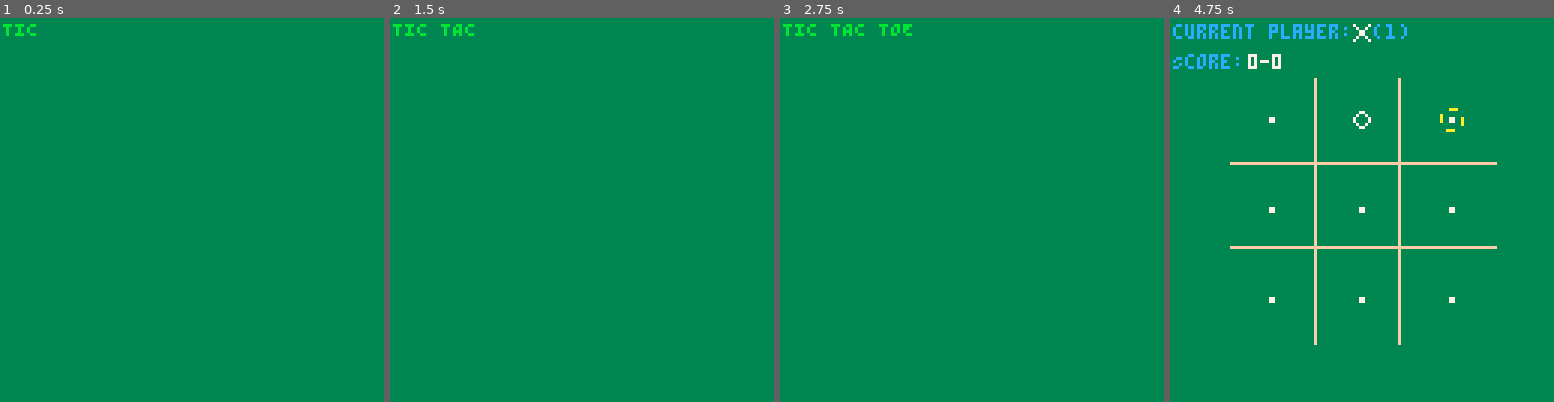
Above: before the commit, frames 1-4 (left to right).
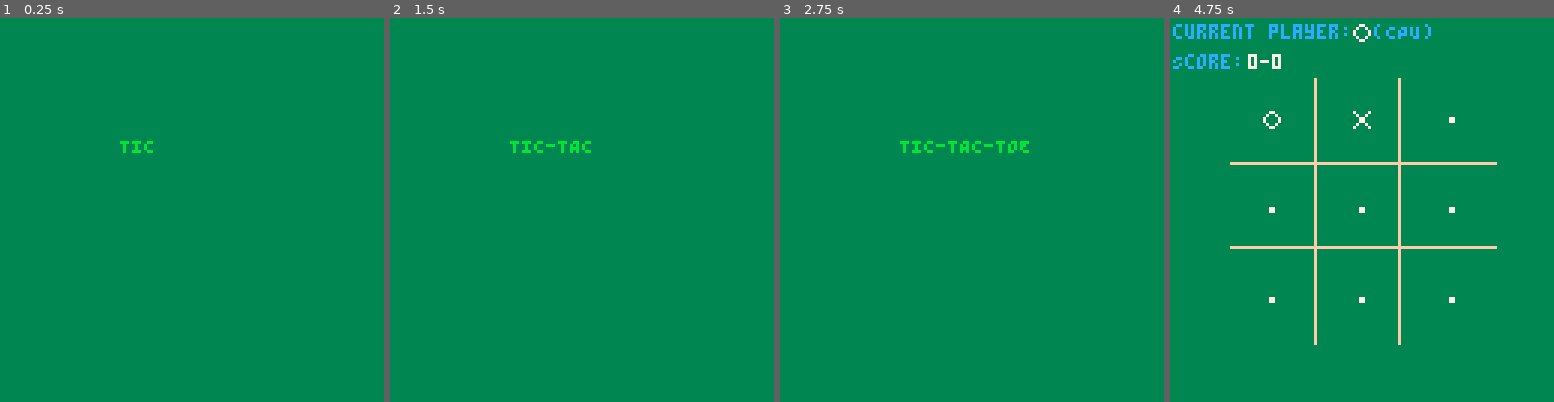
Above: after the commit, the same moments.

Repository: EmreMotan/TicTacToe
Game: PICO-8 cartridge tictactoe.p8
Same seed, same stepped clock (60 frames per second), same inputs: the game is played once before the commit and once after it.
Inputs:
- Up to frame 1 (0.25 s): no input
- Up to frame 2 (1.5 s): tap X (X key) at 0.33, 1.07 s; tap O (Z key) at 0.7 s
- Up to frame 3 (2.75 s): hold Right 1.6-2.1 s; tap O (Z key) at 1.7, 2.1, 2.5 s; tap X (X key) at 1.85 s; hold Up 2.15-2.42 s; hold Right from 2.47 s (still down)
- Up to frame 4 (4.75 s): tap O (Z key) every 0.4 s from 2.9 to 4.5 s; tap X (X key) at 2.97, 4.08 s; release Right at 3.03 s; hold Left 3.08-3.58 s; hold Down 3.63-3.97 s; hold Right 4.02-4.68 s; hold Up from 4.73 s (still down)

The runs differ from the first frame. In frame 1, 0.2% of the frame differs, in the area x 0-40%, y 1-36%; in frame 2, 0.5%; in frame 3, 0.8%, in the area x 0-65%, y 1-36%; in frame 4, 0.5%.

Commit message:
Added music and sound effects

Diff:
--- a/tictactoe.p8
+++ b/tictactoe.p8
@@ -122,6 +122,7 @@
 end
 
 function update_init_game()
+  music(0)
   global_state = state_title_screen
 
   debugmsg = 'update_init_game()'
@@ -150,6 +151,9 @@
   --global_state = state_title_screen
 
   debugmsg = 'update_init_match()'
+
+  win_result = 0
+  tie_result = 0
 end
 
 function update_next_player()
@@ -217,12 +221,17 @@
           global_state = state_tie_screen
         else global_state = state_next_player
         end
+
+        sfx(2)
+      else
+        sfx(1)
       end
     end
   end
 
   -- -- Process input for CPU player
   if (number_players == 1 and currentplayer == 2) then
+    position_selected = false
     -- Random AI
     -- Wait a couple seconds?
     -- Visualize moving the cursor? At some set fraction of a second intervals?
@@ -347,7 +356,7 @@
         end
 
         -- If no win or lose positions exist, choose randomly.
-        x=flr(rnd(9)) + 1
+        x=flr(rnd(9))
         while (position_selected == false) do
           if grid[x] == 0 then
             position_selected = true
@@ -367,10 +376,15 @@
             else global_state = state_next_player
             end
           end
-          x=flr(rnd(9)) + 1
+          x=flr(rnd(9))
         end
       end
     end
+
+    if position_selected == true and tie_result == 0 and win_result == 0 then sfx(3) end
+    if ((win_result == 1 and number_players == 2) or (win_result ==1 and currentplayer == 1)) then sfx(4) end
+    if (win_result == 1 and number_players == 1 and currentplayer == 2) then sfx(5) end
+    if (tie_result == 1) then sfx(6) end
   end
 
   debugmsg = 'update_select_position()'
@@ -418,16 +432,19 @@
     if btnp(⬆️) then
       number_players -= 1
       if number_players < 1 then number_players = 2 end
+      sfx(1)
     end
 
     -- if 'down' then y-1 % 3, if y<0 then y=2
     if btnp(⬇️) then
       number_players += 1
       if number_players > 2 then number_players = 1 end
+      sfx(1)
     end
 
     if btnp(4) or btnp(5) then -- O or X (https://pico-8.fandom.com/wiki/Btn)
       global_state = state_init_match
+      sfx(2)
     end
   end
 end
@@ -521,21 +538,25 @@
   -- clear the screen
   rectfill(0,0,128,128,3)
 
+  title_x = 40
+  title_y = 40
   if (draw_tic == true and draw_tac == true and draw_toe == true) then
-    print('TIC TAC TOE', 1, 1, 11)
+    print('TIC-TAC-TOE', title_x, title_y, 11)
   elseif (draw_tic == true and draw_tac == true and draw_toe == false) then
-    print('TIC TAC', 1, 1, 11)
+    print('TIC-TAC', title_x, title_y, 11)
   elseif (draw_tic == true and draw_tac == false and draw_toe == false) then
-    print('TIC', 1, 1, 11)
+    print('TIC', title_x, title_y, 11)
   end
 
   if (title_options_drawn == true) then
-    print('1 Player', 20, 40, 11)
-    print('2 Player', 20, 52, 11)
+    options_x = 42
+    options_y = 52
+    print('1 Player', options_x, options_y, 11)
+    print('2 Player', options_x, options_y + 12, 11)
 
     -- draw cursor
-    ent_title_cursor.pos_x = 10
-    ent_title_cursor.pos_y = 38 + (number_players - 1) * 12
+    ent_title_cursor.pos_x = options_x - 10
+    ent_title_cursor.pos_y = options_y - 2 + (number_players - 1) * 12
     draw_ent(ent_title_cursor)
   end
 end
Not shown, changed: the sound effects (__sfx__) section of tictactoe.p8
